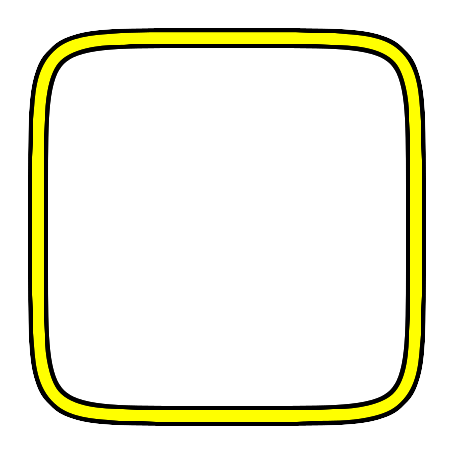
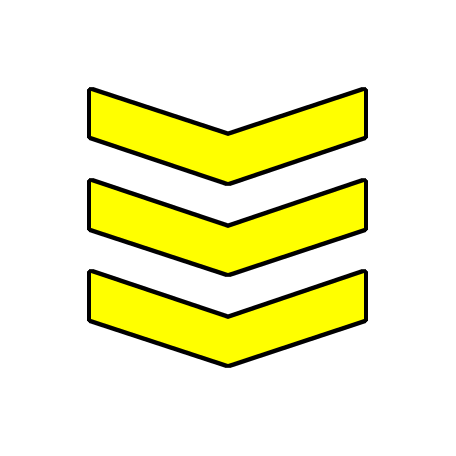
Layers edited between the first and the second w=456, h=456 image:
added layer "Arrows" above "Arrows Back" over [left=91, top=91, right=364, bottom=364]
added layer "Arrows Back" above "Inner V1" over [left=87, top=87, right=368, bottom=368]
hid "Inner V2 Lighter" over [left=32, top=32, right=422, bottom=422]
hid "Outer V2" over [left=28, top=28, right=426, bottom=426]
